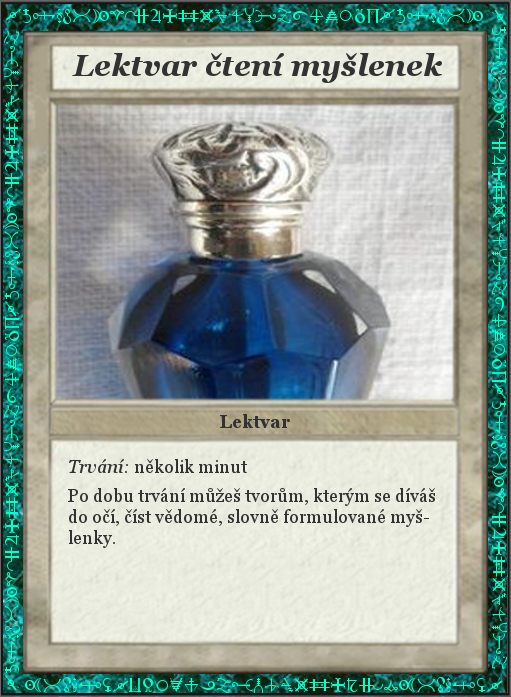
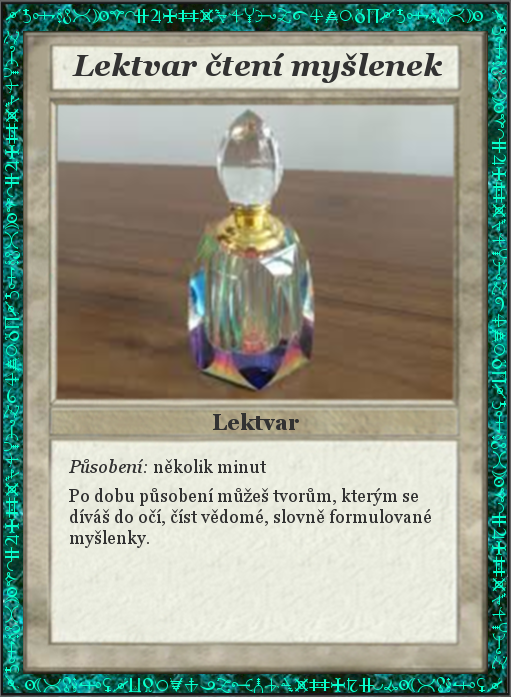
Layered file, before and after one edit (w=511, h=697). Changes by layer:
painted on "Lektvar" over (213, 413, 299, 430)
renamed "Trvání: několik minut ..." to "Působení: několik minut ...", painted on it over (68, 459, 435, 548)
renamed "2537a2326ba83a9df814a31878551bb1--blue-perfume-antique-perfume-bottles.jpg" to "images7.jpg", painted on it over (51, 104, 459, 548)
